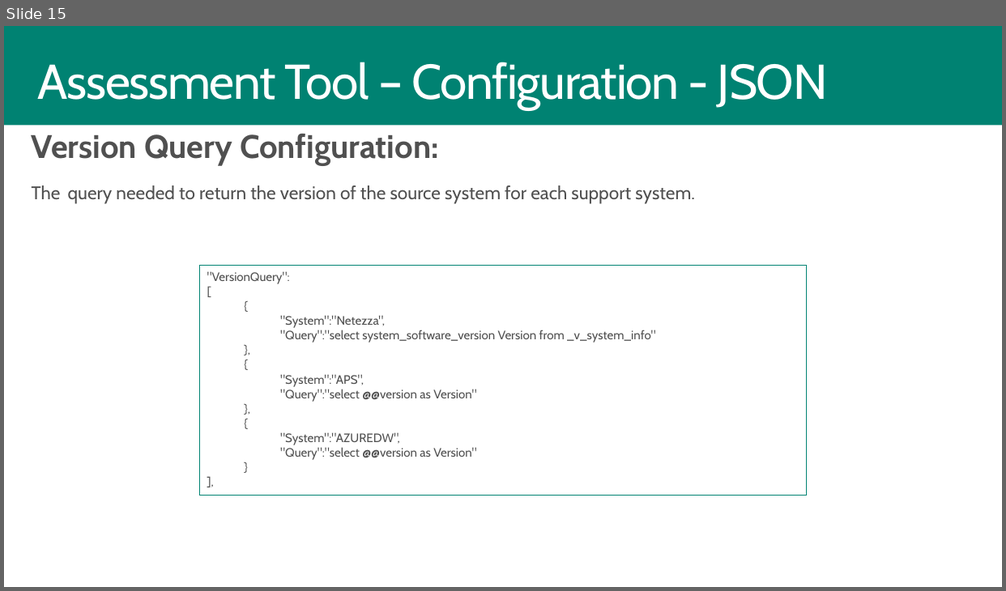
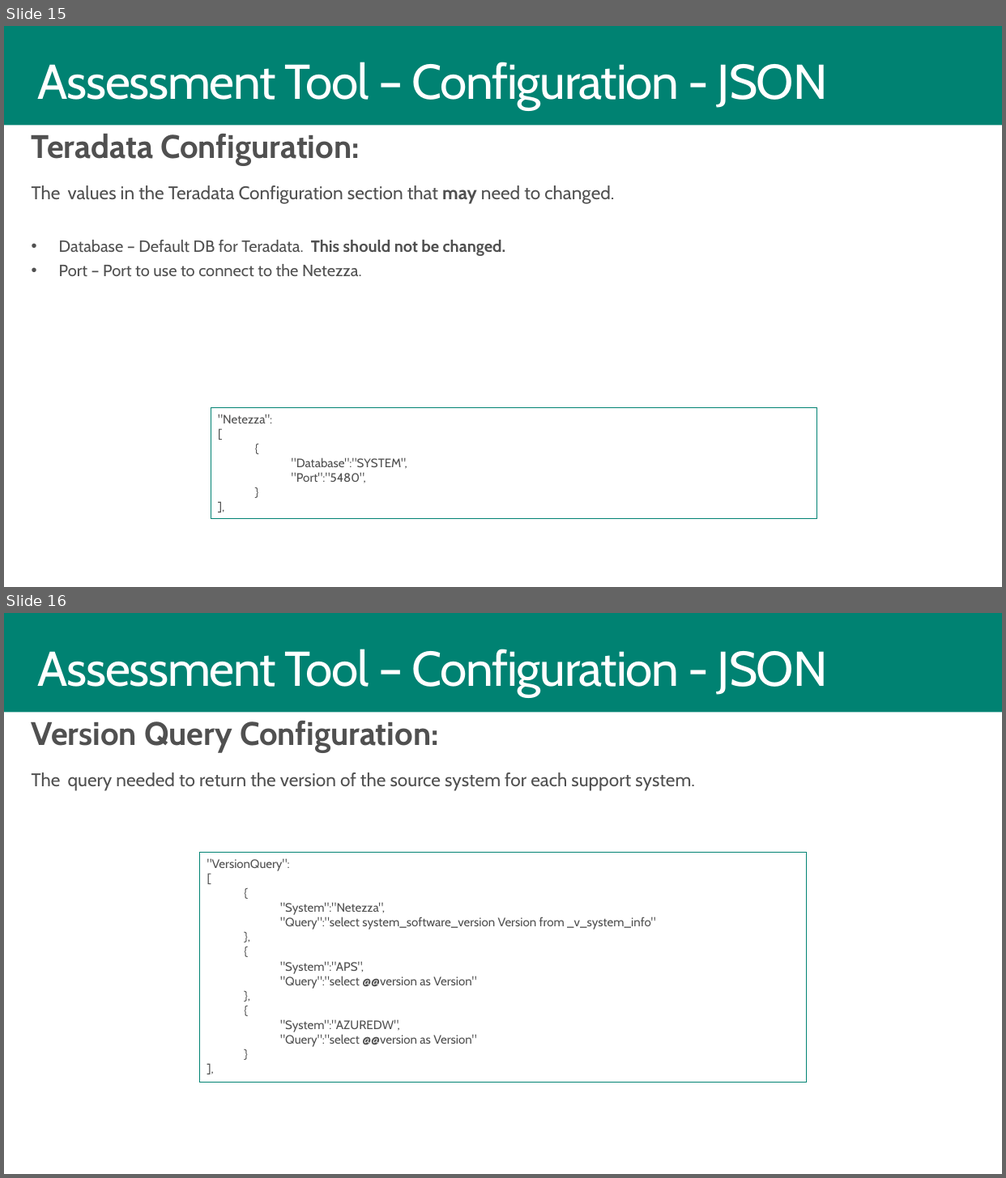
Before and after one commit to microsoft/AzureDWScriptsandUtilities, a slide deck: Assessment/AssessmentTool.pptx. Shown one above the other, each under a label of ours: slide 15 before the commit, slides 15 and 16 after it. The pictures are 1006x591 and 1006x1178 pixels, drawn with LibreOffice and Linux fonts; fonts in the diff are those of the drawing; background and template pictures are left out. Boxes give left, top, right and bottom in pixels: in the first picture for what was removed or moved away, otherwise in the second. Text is boxed around its words. In the diff, an @@ line names an element or a change of style, - is before the commit and + after.

Commit message:
Added Teradata sections as place holders

```diff
--- a/Assessment/AssessmentTool.pptx
+++ b/Assessment/AssessmentTool.pptx
@@ slide 15 added at box(4, 26, 1002, 587), background #FFFFFF; not listed: 1 template element that a slide beside it also shows @@
@@ text added at box(38, 62, 828, 110), 48 pt, text #FFFFFF @@
+Assessment Tool – Configuration - JSON
@@ text added at box(32, 134, 614, 276), 16 pt, text #505050 @@
+Teradata Configuration:
+The values in the Teradata Configuration section that may need to changed.
+• Database – Default DB for Teradata. This should not be changed.
+• Port – Port to use to connect to the Netezza.
@@ rectangle added at box(211, 408, 817, 519), outline #008272 0.75 pt, 12 pt, text #505050 @@
+"Netezza":
+[
+{
+"Database":"SYSTEM",
+"Port":"5480",
+}
+],
@@ what was slide 15 is now slide 16 @@
```
Also in this commit, not shown: 3 slides changed, 1 other file.
